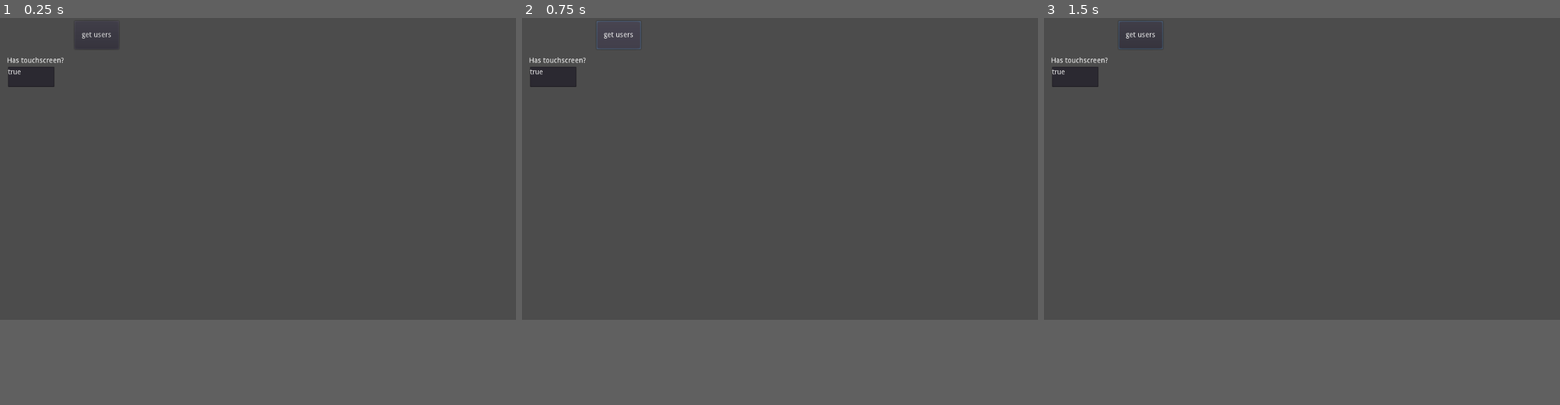
Above: before the commit, frames 1-3 (left to right).
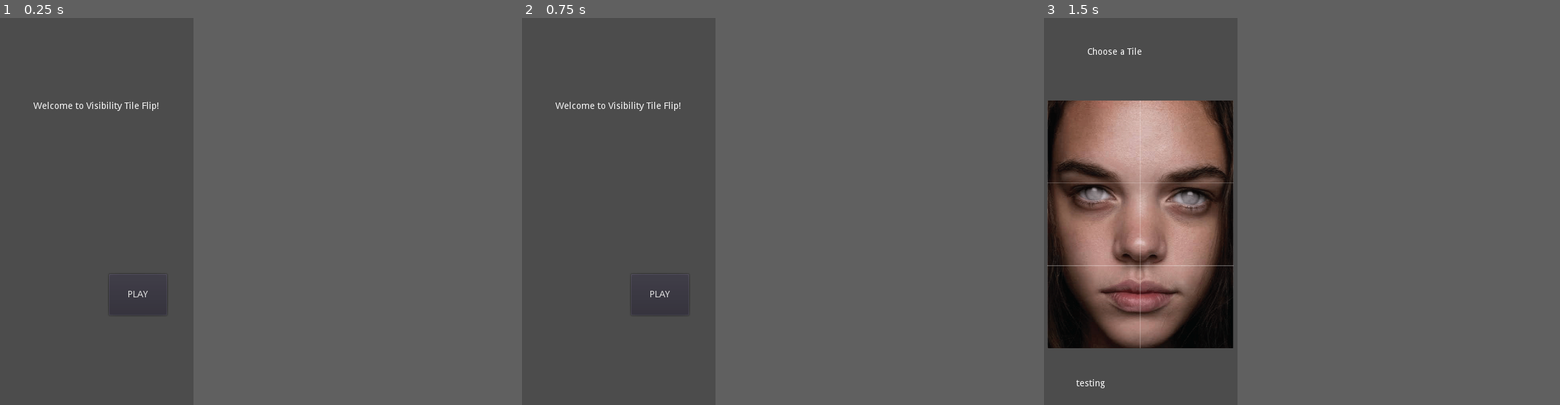
Above: after the commit, the same moments.

Repository: uknable/multiplayeraround
Game: Godot game, scene res://welcome.tscn
The game is run twice, just before and just after one commit, with the same random seed, the same clock (stepped at 60 frames per second) and the same inputs. Before the commit the project starts from res://game_world.tscn.
Inputs (mouse positions are in pixels of both pictures, inside the frame that each line leads up to):
- Up to frame 1 (0.25 s): no input
- Up to frame 2 (0.75 s): click (620, 33) at 0.5 s, where only the run before the commit has a clickable "get users"
- Up to frame 3 (1.5 s): click (1410, 234) at 1.25 s, where only the run after the commit has a clickable "PLAY"
The window is 800x468 before the commit and 300x600 after it. Grey fills any space a smaller window leaves; there, only what the larger window draws over its background counts as a difference.

The runs differ from the first frame. In frame 1, 0.8% of the frame differs, in the area x 1-32%, y 3-77%; in frame 2, 0.8%; in frame 3, 23%, in the area x 0-37%, y 0-96%.
Error before the commit: Invalid call. Nonexistent function 'get' in base 'Nil'. (res://game_world.gd:14)

Commit message:
start front end stuff

Diff:
--- /dev/null
+++ b/board_state.gd
@@ -0,0 +1,20 @@
+extends Node2D
+
+onready var tm = $TileMap
+
+func _ready():
+	pass
+
+func _process(delta):
+	if (Input.is_action_just_pressed("ui_click")):
+		var mouseLoc = get_global_mouse_position()
+		var mouseLocV = tm.world_to_map(mouseLoc)
+		print(mouseLoc, mouseLocV)
+
+func goto_tile():
+	pass
+
+#func _unhandled_event(event):
+#	if event is InputEventScreenTouch:
+#		var mouseLoc = get_global_mouse_position()
+#		var mouseLocV = tm.world_to_map(mouseLoc)
--- /dev/null
+++ b/board_state.tscn
@@ -0,0 +1,96 @@
+[gd_scene load_steps=9 format=2]
+
+[ext_resource path="res://board_state.gd" type="Script" id=1]
+[ext_resource path="res://assets/board_0.png" type="Texture" id=2]
+[ext_resource path="res://assets/board_1.png" type="Texture" id=3]
+[ext_resource path="res://assets/board_2.png" type="Texture" id=4]
+[ext_resource path="res://assets/board_3.png" type="Texture" id=5]
+[ext_resource path="res://assets/board_4.png" type="Texture" id=6]
+[ext_resource path="res://assets/board_5.png" type="Texture" id=7]
+
+[sub_resource type="TileSet" id=1]
+0/name = "board_0.png 0"
+0/texture = ExtResource( 2 )
+0/tex_offset = Vector2( 0, 0 )
+0/modulate = Color( 1, 1, 1, 1 )
+0/region = Rect2( 0, 0, 128, 128 )
+0/tile_mode = 0
+0/occluder_offset = Vector2( 0, 0 )
+0/navigation_offset = Vector2( 0, 0 )
+0/shapes = [  ]
+0/z_index = 0
+1/name = "board_1.png 1"
+1/texture = ExtResource( 3 )
+1/tex_offset = Vector2( 0, 0 )
+1/modulate = Color( 1, 1, 1, 1 )
+1/region = Rect2( 0, 0, 128, 128 )
+1/tile_mode = 0
+1/occluder_offset = Vector2( 0, 0 )
+1/navigation_offset = Vector2( 0, 0 )
+1/shapes = [  ]
+1/z_index = 0
+2/name = "board_2.png 2"
+2/texture = ExtResource( 4 )
+2/tex_offset = Vector2( 0, 0 )
+2/modulate = Color( 1, 1, 1, 1 )
+2/region = Rect2( 0, 0, 128, 128 )
+2/tile_mode = 0
+2/occluder_offset = Vector2( 0, 0 )
+2/navigation_offset = Vector2( 0, 0 )
+2/shapes = [  ]
+2/z_index = 0
+3/name = "board_3.png 3"
+3/texture = ExtResource( 5 )
+3/tex_offset = Vector2( 0, 0 )
+3/modulate = Color( 1, 1, 1, 1 )
+3/region = Rect2( 0, 0, 128, 128 )
+3/tile_mode = 0
+3/occluder_offset = Vector2( 0, 0 )
+3/navigation_offset = Vector2( 0, 0 )
+3/shapes = [  ]
+3/z_index = 0
+4/name = "board_4.png 4"
+4/texture = ExtResource( 6 )
+4/tex_offset = Vector2( 0, 0 )
+4/modulate = Color( 1, 1, 1, 1 )
+4/region = Rect2( 0, 0, 128, 128 )
+4/tile_mode = 0
+4/occluder_offset = Vector2( 0, 0 )
+4/navigation_offset = Vector2( 0, 0 )
+4/shapes = [  ]
+4/z_index = 0
+5/name = "board_5.png 5"
+5/texture = ExtResource( 7 )
+5/tex_offset = Vector2( 0, 0 )
+5/modulate = Color( 1, 1, 1, 1 )
+5/region = Rect2( 0, 0, 128, 128 )
+5/tile_mode = 0
+5/occluder_offset = Vector2( 0, 0 )
+5/navigation_offset = Vector2( 0, 0 )
+5/shapes = [  ]
+5/z_index = 0
+
+[node name="BoardState" type="Node2D"]
+script = ExtResource( 1 )
+
+[node name="TileMap" type="TileMap" parent="."]
+position = Vector2( 5, 128 )
+scale = Vector2( 1.129, 1 )
+tile_set = SubResource( 1 )
+cell_size = Vector2( 128, 128 )
+format = 1
+tile_data = PoolIntArray( 0, 0, 0, 1, 1, 0, 65536, 2, 0, 65537, 3, 0, 131072, 4, 0, 131073, 5, 0 )
+
+[node name="ChooseATile" type="RichTextLabel" parent="."]
+margin_left = 67.0
+margin_top = 46.0
+margin_right = 262.0
+margin_bottom = 86.0
+text = "Choose a Tile"
+
+[node name="Label" type="Label" parent="."]
+margin_left = 50.0
+margin_top = 560.0
+margin_right = 94.0
+margin_bottom = 574.0
+text = "testing"
--- a/project.godot
+++ b/project.godot
@@ -16,8 +16,20 @@
 [application]
 
 config/name="multiplayeraround"
-run/main_scene="res://game_world.tscn"
+run/main_scene="res://welcome.tscn"
 config/icon="res://icon.png"
+
+[display]
+
+window/size/width=300
+
+[input]
+
+ui_click={
+"deadzone": 0.5,
+"events": [ Object(InputEventMouseButton,"resource_local_to_scene":false,"resource_name":"","device":0,"alt":false,"shift":false,"control":false,"meta":false,"command":false,"button_mask":0,"position":Vector2( 0, 0 ),"global_position":Vector2( 0, 0 ),"factor":1.0,"button_index":1,"pressed":false,"doubleclick":false,"script":null)
+ ]
+}
 
 [rendering]
 
--- /dev/null
+++ b/puzzle_scene.gd
@@ -0,0 +1,13 @@
+extends Node2D
+
+# Declare member variables here. Examples:
+# var a = 2
+# var b = "text"
+
+# Called when the node enters the scene tree for the first time.
+func _ready():
+	pass # Replace with function body.
+
+# Called every frame. 'delta' is the elapsed time since the previous frame.
+#func _process(delta):
+#	pass
--- /dev/null
+++ b/puzzle_scene.tscn
@@ -0,0 +1,3 @@
+[gd_scene format=2]
+
+[node name="PuzzleScene" type="Node2D"]
--- /dev/null
+++ b/welcome.gd
@@ -0,0 +1,4 @@
+extends Node2D
+
+func _on_Button_pressed():
+	get_tree().change_scene("res://board_state.tscn")
--- /dev/null
+++ b/welcome.tscn
@@ -0,0 +1,21 @@
+[gd_scene load_steps=2 format=2]
+
+[ext_resource path="res://welcome.gd" type="Script" id=1]
+
+[node name="Welcome" type="Node2D"]
+script = ExtResource( 1 )
+
+[node name="RichTextLabel" type="RichTextLabel" parent="."]
+margin_left = 52.2246
+margin_top = 129.819
+margin_right = 255.225
+margin_bottom = 169.819
+text = "Welcome to Visibility Tile Flip!"
+
+[node name="Button" type="Button" parent="."]
+margin_left = 169.05
+margin_top = 397.377
+margin_right = 259.05
+margin_bottom = 461.377
+text = "PLAY"
+[connection signal="pressed" from="Button" to="." method="_on_Button_pressed"]
Binary file added: assets/board_0.png
Not shown, added: assets/board_0.png.import
Binary file added: assets/board_1.png
Not shown, added: assets/board_1.png.import
Binary file added: assets/board_2.png
Not shown, added: assets/board_2.png.import
Binary file added: assets/board_3.png
Not shown, added: assets/board_3.png.import
Binary file added: assets/board_4.png
Not shown, added: assets/board_4.png.import
Binary file added: assets/board_5.png
Not shown, added: assets/board_5.png.import
(and 4 more such lines)
